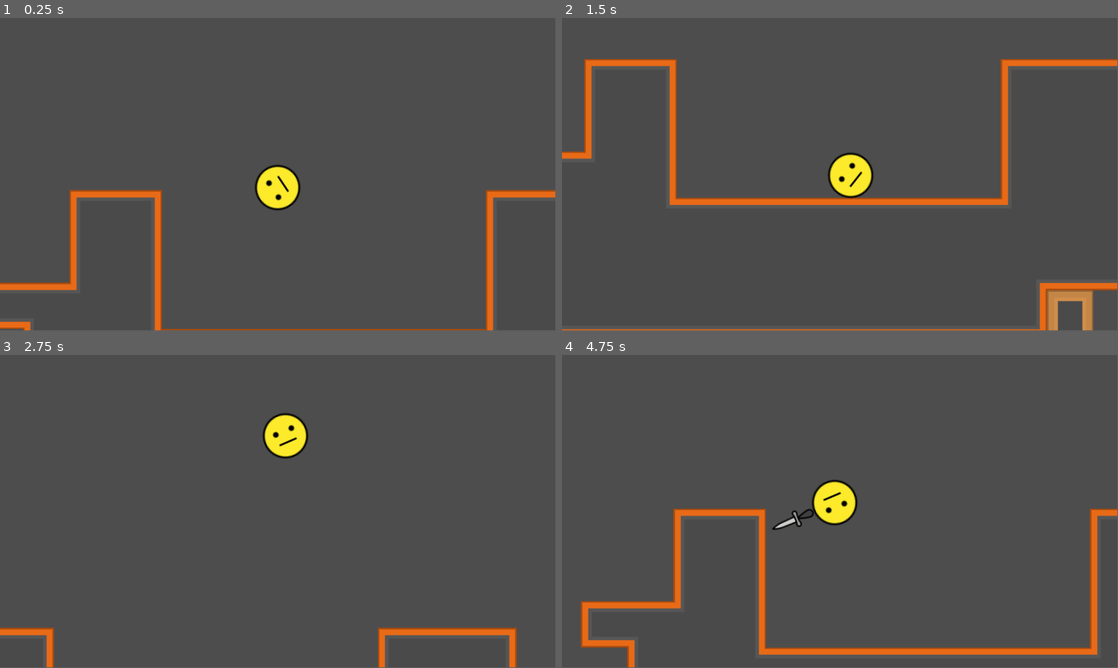
Above: before the commit, frames 1-4 (two rows, left to right).
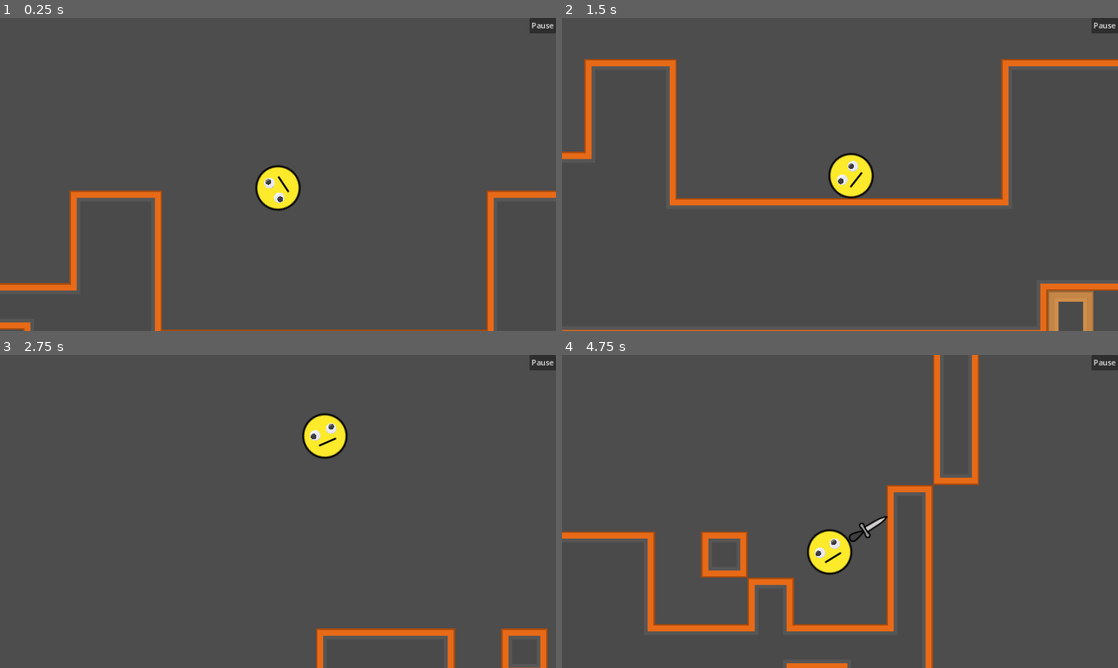
Above: after the commit, the same moments.

Repository: DominickRobinson/TheEmojiVideoGame
Game: Godot game, scene res://Scenes/Levels/test_stage.tscn
Two runs of this game, one before a commit and one after it. Both use one fixed random seed, a clock stepped at 60 frames per second and the inputs below.
Inputs (mouse positions are in pixels of both pictures, inside the frame that each line leads up to):
- Up to frame 1 (0.25 s): no input
- Up to frame 2 (1.5 s): click (1101, 24) at 0.5 s, where only the run after the commit has a clickable "Pause"; click (840, 155) at 1.25 s, where only the run after the commit has a clickable "Resume Game"
- Up to frame 3 (2.75 s): tap Enter (ui_accept) at 2, 2.27 s; move the mouse to (400, 495) at 2.02 s; hold Right (ui_right) from 2.03 s (still down)
- Up to frame 4 (4.75 s): move the mouse to (728, 527) at 2.77 s; release Right (ui_right) at 2.78 s; hold Down (ui_down) 2.78-3.53 s; tap Enter (ui_accept) at 3.02, 4.52 s; move the mouse to (895, 442) at 3.52 s; hold Right (ui_right) from 3.53 s (still down); move the mouse to (812, 574) at 4.27 s
In our replay, the window is 799x449 before the commit and 800x450 after it. These sizes can differ from the game's own. Grey fills any space a smaller window leaves; there, only what the larger window draws over its background counts as a difference.

The runs differ from the first frame. In frame 1, 1.3% of the frame differs, in the area x 0-100%, y 0-100%; in frame 2, 2.0%; in frame 3, 4.0%; in frame 4, 13%.

Commit message:
pause menu skeleton, googly eyes

Diff:
--- /dev/null
+++ b/Assets/googly_eyes/eye.gd
@@ -0,0 +1,44 @@
+@tool
+extends Node2D
+var previous_position = Vector2.ZERO
+var distance_threshold := 0.0
+var velocity           := Vector2.ZERO
+@export var eye_size: int = 100 : set = set_eye_size
+@export var iris_size: int = 60 : set = set_iris_size
+@export var gravity: Vector2 = Vector2(0,100) : set = set_gravity
+
+func _ready():
+	update_threshold()
+
+func set_eye_size(value):
+	eye_size = max( value, 2 )
+	$white.scale = Vector2(1.0,1.0) * eye_size / 250.0
+	$gloss.scale = $white.scale
+	update_threshold()
+
+func set_iris_size(value):
+	iris_size = max( value, 1 )
+	if has_node("iris/black"):
+		$iris/black.scale = Vector2(1.0,1.0) * ( iris_size / 150.0 )
+	update_threshold()
+
+func set_gravity(value):
+	gravity = value
+
+func update_threshold():
+	previous_position = global_position
+	distance_threshold = ( eye_size * 0.5 - eye_size * 0.06 ) - ( iris_size * 0.5 )
+
+func _physics_process(delta):
+	global_rotation = 0
+	velocity += gravity * delta
+	$iris.position += ( previous_position - global_position )
+#	$iris.position += ( previous_position - global_position )
+	$iris.position += velocity * delta
+	if $iris.position.length() > distance_threshold:
+		velocity -= (( $iris.position.length() - distance_threshold) * $iris.position.normalized())/delta * 1.5
+		$iris.position = distance_threshold * $iris.position.normalized()
+
+	velocity *=  0.99
+	previous_position = global_position
+#	position = get_global_mouse_position()
--- /dev/null
+++ b/Assets/googly_eyes/eye.tscn
@@ -0,0 +1,25 @@
+[gd_scene load_steps=5 format=3 uid="uid://b8xx0eyaw4k14"]
+
+[ext_resource type="Script" path="res://Assets/googly_eyes/eye.gd" id="1"]
+[ext_resource type="Texture2D" uid="uid://biw726niao5wp" path="res://Assets/googly_eyes/white.png" id="2_mrdrd"]
+[ext_resource type="Texture2D" uid="uid://du0q8filc4jcp" path="res://Assets/googly_eyes/iris.png" id="3"]
+[ext_resource type="Texture2D" uid="uid://bdjnirdot4x4u" path="res://Assets/googly_eyes/gloss_2.png" id="4"]
+
+[node name="eye" type="Node2D"]
+script = ExtResource("1")
+iris_size = 30
+
+[node name="white" type="Sprite2D" parent="."]
+scale = Vector2(0.4, 0.4)
+texture = ExtResource("2_mrdrd")
+
+[node name="iris" type="Node2D" parent="."]
+position = Vector2(-1.13092e-14, 29)
+
+[node name="black" type="Sprite2D" parent="iris"]
+scale = Vector2(0.2, 0.2)
+texture = ExtResource("3")
+
+[node name="gloss" type="Sprite2D" parent="."]
+scale = Vector2(0.4, 0.4)
+texture = ExtResource("4")
--- a/Scenes/Levels/test_stage.tscn
+++ b/Scenes/Levels/test_stage.tscn
@@ -1,8 +1,9 @@
-[gd_scene load_steps=7 format=3 uid="uid://clm0fpf8u4y33"]
+[gd_scene load_steps=8 format=3 uid="uid://clm0fpf8u4y33"]
 
 [ext_resource type="Texture2D" uid="uid://5ykj7bvaqiem" path="res://Assets/Art/Tilesets/red_tilemap.png" id="1_uo6bk"]
 [ext_resource type="Texture2D" uid="uid://dr6ujg8727hdg" path="res://Assets/Art/Tilesets/tilesheet_complete.png" id="2_01rq4"]
 [ext_resource type="PackedScene" uid="uid://b1f8wt7c4d088" path="res://Scenes/player.tscn" id="2_7yhyi"]
+[ext_resource type="PackedScene" uid="uid://cotiewwn08w2w" path="res://Scenes/UI/gui.tscn" id="4_o5w8o"]
 
 [sub_resource type="TileSetAtlasSource" id="TileSetAtlasSource_w20s0"]
 resource_name = "Red"
@@ -1031,4 +1032,5 @@
 zoom = Vector2(1.5, 1.5)
 position_smoothing_enabled = true
 
-[node name="CanvasLayer" type="CanvasLayer" parent="."]
+[node name="GUI" parent="." instance=ExtResource("4_o5w8o")]
+visible = false
--- /dev/null
+++ b/Scenes/UI/gui.gd
@@ -0,0 +1,11 @@
+extends CanvasLayer
+
+
+# Called when the node enters the scene tree for the first time.
+func _ready():
+	visible = true
+
+
+# Called every frame. 'delta' is the elapsed time since the previous frame.
+func _process(delta):
+	pass
--- /dev/null
+++ b/Scenes/UI/gui.tscn
@@ -0,0 +1,98 @@
+[gd_scene load_steps=3 format=3 uid="uid://cotiewwn08w2w"]
+
+[ext_resource type="Script" path="res://Scenes/UI/gui.gd" id="1_ry0ky"]
+[ext_resource type="Script" path="res://Scenes/UI/pause.gd" id="2_0k8vh"]
+
+[node name="GUI" type="CanvasLayer"]
+script = ExtResource("1_ry0ky")
+
+[node name="Pause" type="Control" parent="."]
+layout_mode = 3
+anchors_preset = 15
+anchor_right = 1.0
+anchor_bottom = 1.0
+grow_horizontal = 2
+grow_vertical = 2
+script = ExtResource("2_0k8vh")
+
+[node name="PauseButton" type="Button" parent="Pause"]
+layout_mode = 1
+anchors_preset = 1
+anchor_left = 1.0
+anchor_right = 1.0
+offset_left = -55.0
+offset_bottom = 31.0
+grow_horizontal = 0
+text = "Pause"
+
+[node name="PauseMenu" type="Control" parent="Pause"]
+layout_mode = 1
+anchors_preset = 15
+anchor_right = 1.0
+anchor_bottom = 1.0
+grow_horizontal = 2
+grow_vertical = 2
+
+[node name="Panel" type="Panel" parent="Pause/PauseMenu"]
+layout_mode = 1
+anchors_preset = 15
+anchor_right = 1.0
+anchor_bottom = 1.0
+grow_horizontal = 2
+grow_vertical = 2
+
+[node name="CenterContainer" type="CenterContainer" parent="Pause/PauseMenu"]
+layout_mode = 1
+anchors_preset = 15
+anchor_right = 1.0
+anchor_bottom = 1.0
+grow_horizontal = 2
+grow_vertical = 2
+
+[node name="VBoxContainer" type="VBoxContainer" parent="Pause/PauseMenu/CenterContainer"]
+layout_mode = 2
+
+[node name="Label" type="Label" parent="Pause/PauseMenu/CenterContainer/VBoxContainer"]
+layout_mode = 2
+theme_override_font_sizes/font_size = 29
+text = "Pause Menu"
+horizontal_alignment = 1
+
+[node name="Control" type="Control" parent="Pause/PauseMenu/CenterContainer/VBoxContainer"]
+custom_minimum_size = Vector2(0, 20)
+layout_mode = 2
+
+[node name="ResumeButton" type="Button" parent="Pause/PauseMenu/CenterContainer/VBoxContainer"]
+layout_mode = 2
+size_flags_horizontal = 4
+text = "Resume Game"
+
+[node name="Control2" type="Control" parent="Pause/PauseMenu/CenterContainer/VBoxContainer"]
+custom_minimum_size = Vector2(0, 20)
+layout_mode = 2
+
+[node name="VBoxContainer" type="VBoxContainer" parent="Pause/PauseMenu/CenterContainer/VBoxContainer"]
+layout_mode = 2
+size_flags_horizontal = 4
+
+[node name="Settings" type="Label" parent="Pause/PauseMenu/CenterContainer/VBoxContainer/VBoxContainer"]
+layout_mode = 2
+text = "Settings"
+horizontal_alignment = 1
+
+[node name="GooglyEyeButton" type="Button" parent="Pause/PauseMenu/CenterContainer/VBoxContainer/VBoxContainer"]
+layout_mode = 2
+toggle_mode = true
+text = "Googly Eye Mode"
+
+[node name="Control3" type="Control" parent="Pause/PauseMenu/CenterContainer/VBoxContainer"]
+custom_minimum_size = Vector2(0, 20)
+layout_mode = 2
+
+[node name="QuitButton" type="Button" parent="Pause/PauseMenu/CenterContainer/VBoxContainer"]
+layout_mode = 2
+size_flags_horizontal = 4
+text = "Go to Main Menu"
+
+[connection signal="pressed" from="Pause/PauseButton" to="Pause" method="_on_pause_button_pressed"]
+[connection signal="pressed" from="Pause/PauseMenu/CenterContainer/VBoxContainer/ResumeButton" to="Pause" method="_on_resume_button_pressed"]
--- /dev/null
+++ b/Scenes/UI/pause.gd
@@ -0,0 +1,23 @@
+extends Control
+
+
+
+@onready var pause_button = $PauseButton
+@onready var pause_menu = $PauseMenu
+
+# Called when the node enters the scene tree for the first time.
+func _ready():
+	pause_menu.visible = false
+
+
+# Called every frame. 'delta' is the elapsed time since the previous frame.
+func _process(delta):
+	pass
+
+
+func _on_pause_button_pressed():
+	pause_menu.visible = true
+
+
+func _on_resume_button_pressed():
+	pause_menu.visible = false
--- a/Scenes/player.gd
+++ b/Scenes/player.gd
@@ -12,8 +12,10 @@
 func _physics_process(_delta):
 	if Input.is_action_pressed("ui_right"):
 		angular_velocity += 1.5
+		linear_velocity.x += 10
 	if Input.is_action_pressed("ui_left"):
 		angular_velocity -= 1.5
+		linear_velocity.x -= 10
 	if Input.is_action_just_pressed("ui_accept"):
 		linear_velocity += Vector2(0, -600)
 	if Input.is_action_just_pressed("ui_down"):
--- a/Scenes/player.tscn
+++ b/Scenes/player.tscn
@@ -1,8 +1,9 @@
-[gd_scene load_steps=10 format=3 uid="uid://b1f8wt7c4d088"]
+[gd_scene load_steps=11 format=3 uid="uid://b1f8wt7c4d088"]
 
 [ext_resource type="Texture2D" uid="uid://f7f3ju762xuo" path="res://Assets/Art/Emojis/png/smileys-emotion-00.png" id="1_nr6a3"]
 [ext_resource type="Script" path="res://Scenes/player.gd" id="1_w2v38"]
 [ext_resource type="Texture2D" uid="uid://mbfum1n0cibf" path="res://Assets/Art/Emojis/png/objects-01.png" id="3_q37x3"]
+[ext_resource type="PackedScene" uid="uid://b8xx0eyaw4k14" path="res://Assets/googly_eyes/eye.tscn" id="4_ng8uh"]
 
 [sub_resource type="PhysicsMaterial" id="PhysicsMaterial_v6tb0"]
 friction = 0.8
@@ -11,8 +12,8 @@
 [sub_resource type="CircleShape2D" id="CircleShape2D_yj034"]
 radius = 31.0161
 
-[sub_resource type="Animation" id="Animation_uyswm"]
-resource_name = "neutral"
+[sub_resource type="Animation" id="Animation_y7wou"]
+length = 0.001
 tracks/0/type = "value"
 tracks/0/imported = false
 tracks/0/enabled = true
@@ -26,8 +27,8 @@
 "values": [34]
 }
 
-[sub_resource type="Animation" id="Animation_y7wou"]
-length = 0.001
+[sub_resource type="Animation" id="Animation_uyswm"]
+resource_name = "neutral"
 tracks/0/type = "value"
 tracks/0/imported = false
 tracks/0/enabled = true
@@ -97,3 +98,15 @@
 hframes = 16
 vframes = 8
 frame = 54
+
+[node name="GooglyEyes" type="Node2D" parent="."]
+
+[node name="eye" parent="GooglyEyes" instance=ExtResource("4_ng8uh")]
+position = Vector2(-12, -6)
+eye_size = 15
+iris_size = 8
+
+[node name="eye2" parent="GooglyEyes" instance=ExtResource("4_ng8uh")]
+position = Vector2(12, -6)
+eye_size = 15
+iris_size = 8
--- a/project.godot
+++ b/project.godot
@@ -18,6 +18,7 @@
 [display]
 
 window/size/mode=2
+window/stretch/mode="canvas_items"
 
 [rendering]
 
Binary file added: Assets/googly_eyes/gloss_1.png
Not shown, added: Assets/googly_eyes/gloss_1.png.import
Binary file added: Assets/googly_eyes/gloss_2.png
Not shown, added: Assets/googly_eyes/gloss_2.png.import
Binary file added: Assets/googly_eyes/iris.png
Not shown, added: Assets/googly_eyes/iris.png.import
Binary file added: Assets/googly_eyes/white.png
Not shown, added: Assets/googly_eyes/white.png.import
